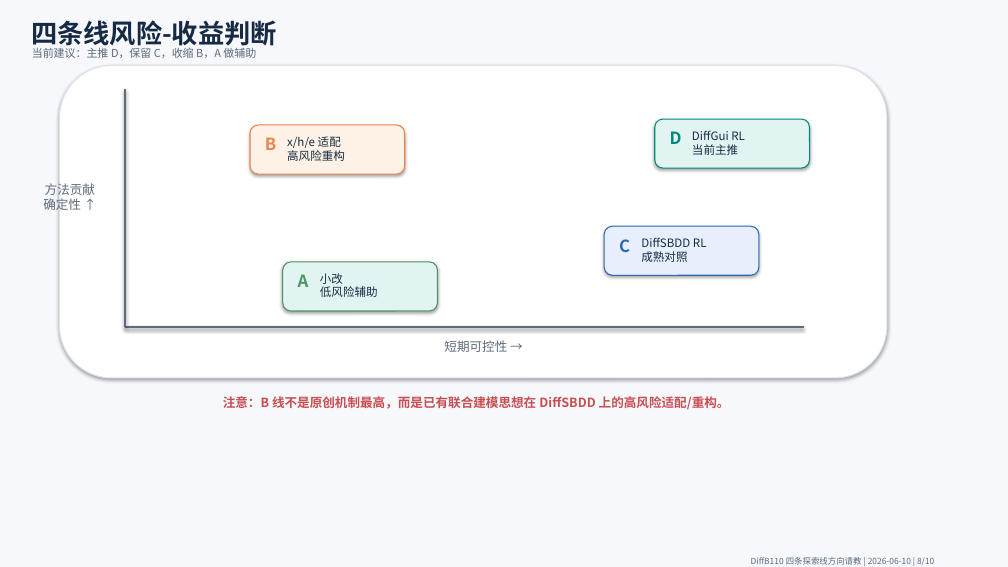
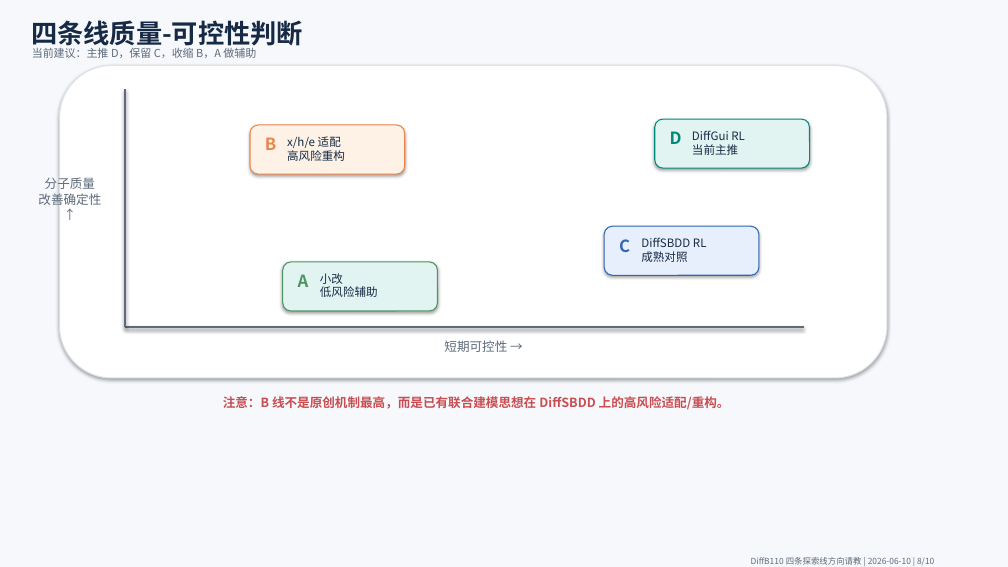
Before and after one commit to X-east/diffb110, a slide deck: slide 8 of docs/四条线方向请教PPT_20260610/四条线方向请教_20260610.pptx. Drawn at 1008x567 pixels with LibreOffice and Linux fonts; fonts in the diff are those of the drawing. Boxes give left, top, right and bottom in pixels: in the first picture for what was removed or moved away, otherwise in the second. Text is boxed around its words. In the diff, an @@ line names an element or a change of style, - is before the commit and + after.

Commit message:
260610-5 调整四条线材料为药学目标导向

```diff
--- a/docs/四条线方向请教PPT_20260610/四条线方向请教_20260610.pptx
+++ b/docs/四条线方向请教PPT_20260610/四条线方向请教_20260610.pptx
@@ text at [31,20,303,50]: text changed @@
-四条线风险-收益判断
+四条线质量-可控性判断
@@ text at [38,175,101,207]: text changed @@
-方法贡献
-确定性 ↑
+分子质量
+改善确定性 ↑
```
Also in this commit, not shown: 5 other slides changed, 4 other files.
